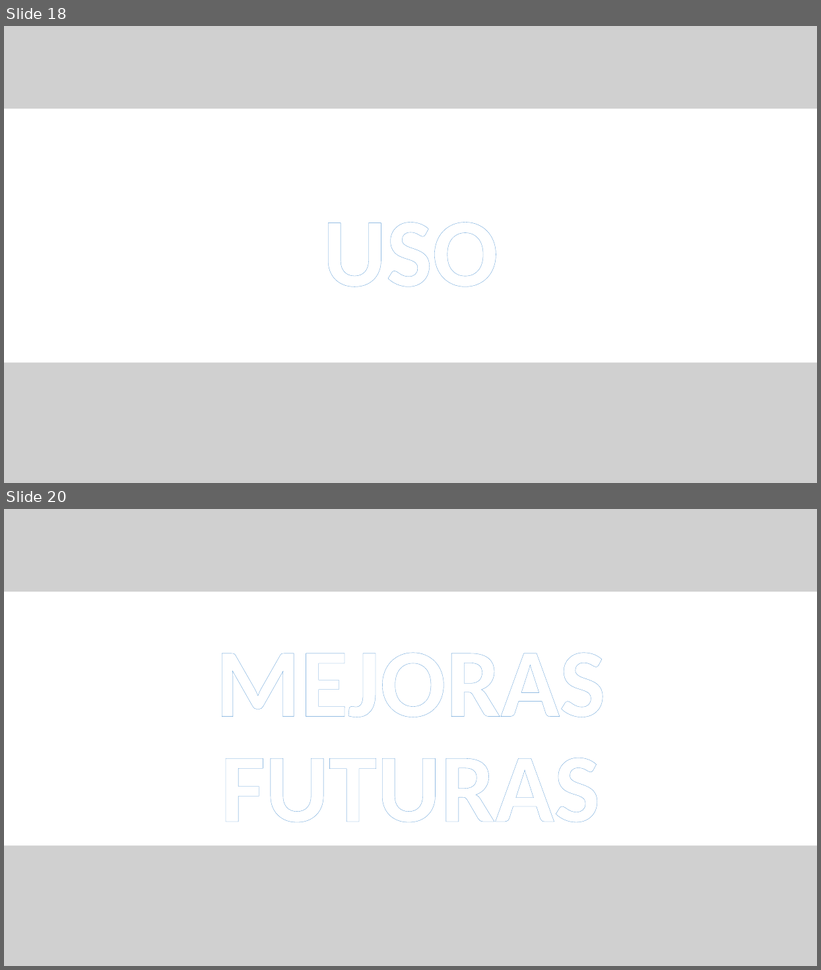
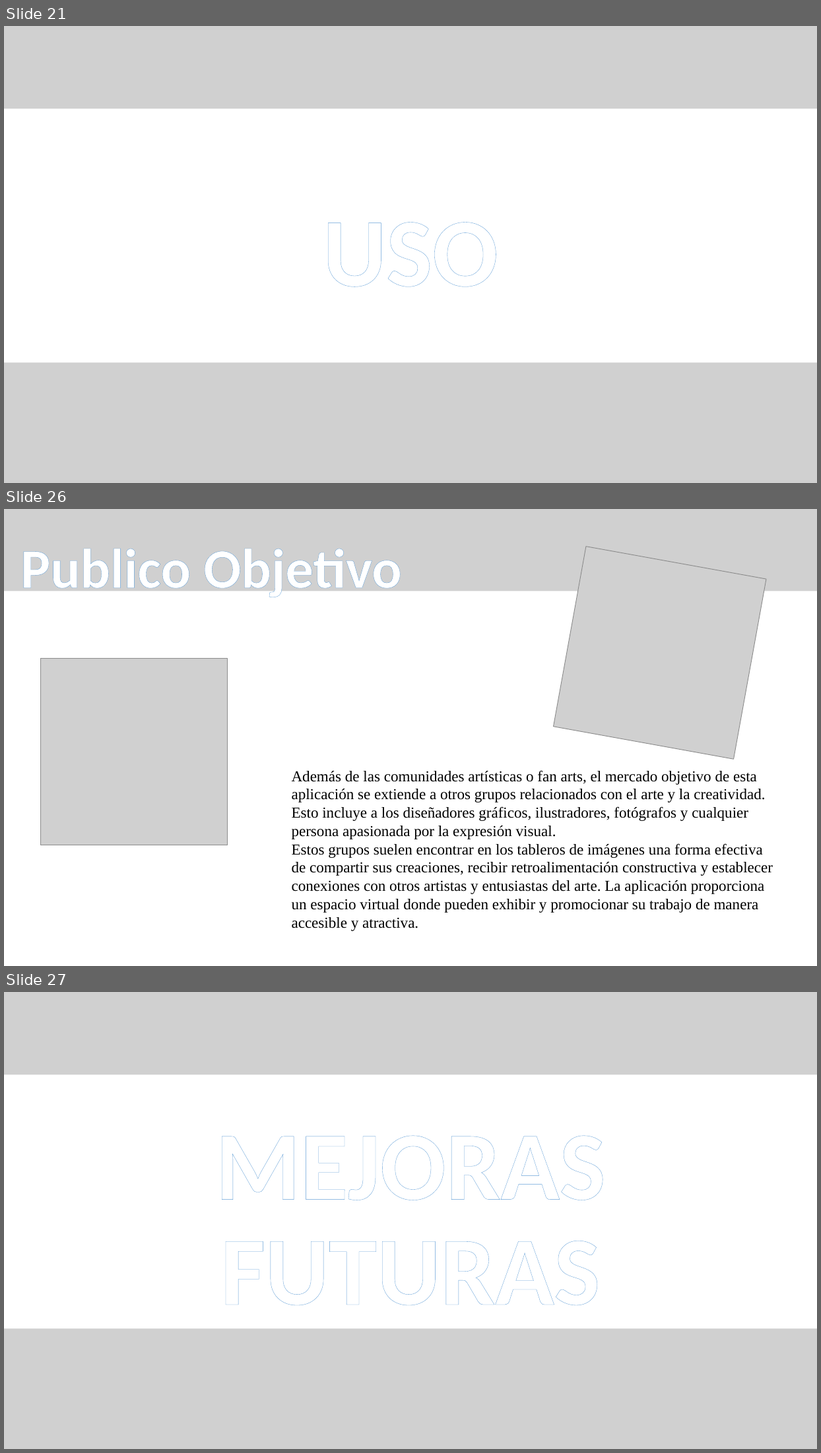
Before and after one commit to CBujeda/TFG-PROYECT-Nine_Image_Board, a slide deck: Documentation/presentación/NIB 0.1.1 - PRESENTATION .pptx. Shown one above the other, each under a label of ours: slides 18 and 20 before the commit, slides 21, 26 and 27 after it; the slides between them are not shown. The pictures are 821x970 and 821x1453 pixels, drawn with LibreOffice and Linux fonts; fonts in the diff are those of the drawing; grey boxes stand for pictures; background and template pictures are left out. Boxes give left, top, right and bottom in pixels: in the first picture for what was removed or moved away, otherwise in the second. Text is boxed around its words. In the diff, an @@ line names an element or a change of style, - is before the commit and + after.

```diff
--- a/Documentation/presentación/NIB 0.1.1 - PRESENTATION .pptx
+++ b/Documentation/presentación/NIB 0.1.1 - PRESENTATION .pptx
@@ slide 26 added at [4, 509, 817, 966], background #FFFFFF @@
@@ freeform shape added at [4, 509, 817, 585], fill #4472C4 @@
@@ picture added at [4, 509, 817, 591] @@
@@ picture added at [553, 547, 766, 759] @@
@@ text added at [20, 549, 402, 601], 66 pt, text pattern #9DC3E6 on #FFFFFF, bold @@
+Publico Objetivo
@@ picture added at [40, 658, 228, 846] @@
@@ text added at [292, 770, 773, 931], 18 pt, text #000000 @@
+Además de las comunidades artísticas o fan arts, el mercado objetivo de esta aplicación se extiende a otros grupos relacionados con el arte y la creatividad. Esto incluye a los diseñadores gráficos, ilustradores, fotógrafos y cualquier persona apasionada por la expresión visual.
+Estos grupos suelen encontrar en los tableros de imágenes una forma efectiva de compartir sus creaciones, recibir retroalimentación constructiva y establecer conexiones con otros artistas y entusiastas del arte. La aplicación proporciona un espacio virtual donde pueden exhibir y promocionar su trabajo de manera accesible y atractiva.
@@ what was slide 18 is now slide 21 @@
@@ what was slide 20 is now slide 27 @@
```
Also in this commit, not shown: 1 slide changed, 8 other slides added, 1 slide removed.
